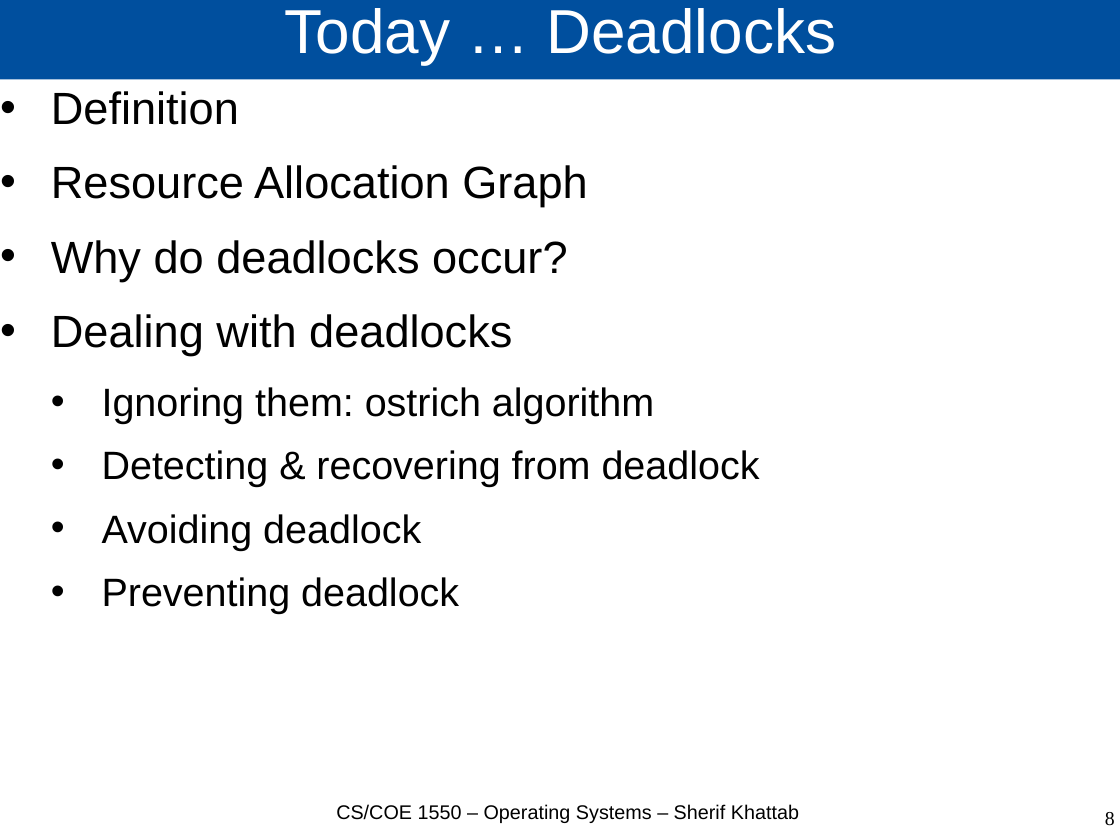
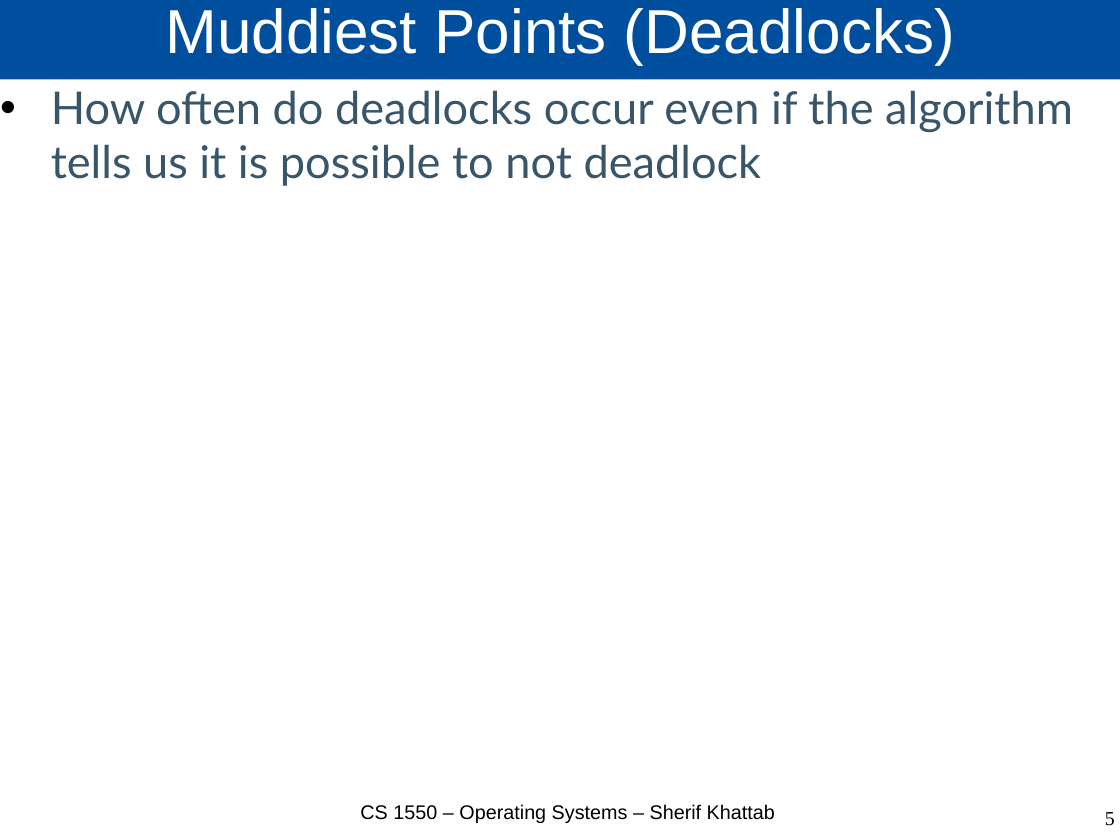
Before and after one commit to cs1550-2224/cs1550-code-handouts, a slide deck: slide 5 of DraftSlides/Lecture12.pptx (slide 8 before the commit). Drawn at 1120x840 pixels with LibreOffice and Linux fonts; fonts in the diff are those of the drawing. Boxes give left, top, right and bottom in pixels: in the first picture for what was removed or moved away, otherwise in the second. Text is boxed around its words. In the diff, an @@ line names an element or a change of style, - is before the commit and + after.

```diff
--- a/DraftSlides/Lecture12.pptx
+++ b/DraftSlides/Lecture12.pptx
@@ title at [165, 8, 955, 65]: text changed @@
-Today … Deadlocks
+Muddiest Points (Deadlocks)
@@ text at [51, 90, 1073, 186]: text changed; size 28 to 32 pt; font Arial to Lato; text colour #000000 to #38556A @@
-• Definition
-• Resource Allocation Graph
-• Why do deadlocks occur?
-• Dealing with deadlocks
-  • Ignoring them: ostrich algorithm
-  • Detecting & recovering from deadlock
-  • Avoiding deadlock
-  • Preventing deadlock
+• How often do deadlocks occur even if the algorithm tells us it is possible to not deadlock
@@ text at [360, 804, 775, 823]: text changed @@
-CS/COE 1550 – Operating Systems – Sherif Khattab
+CS 1550 – Operating Systems – Sherif Khattab
@@ page number at [1105, 812, 1115, 826]: text changed @@
-8
+5
```
Also in this commit, not shown: 7 other slides changed, 37 slides added, 7 other files.
